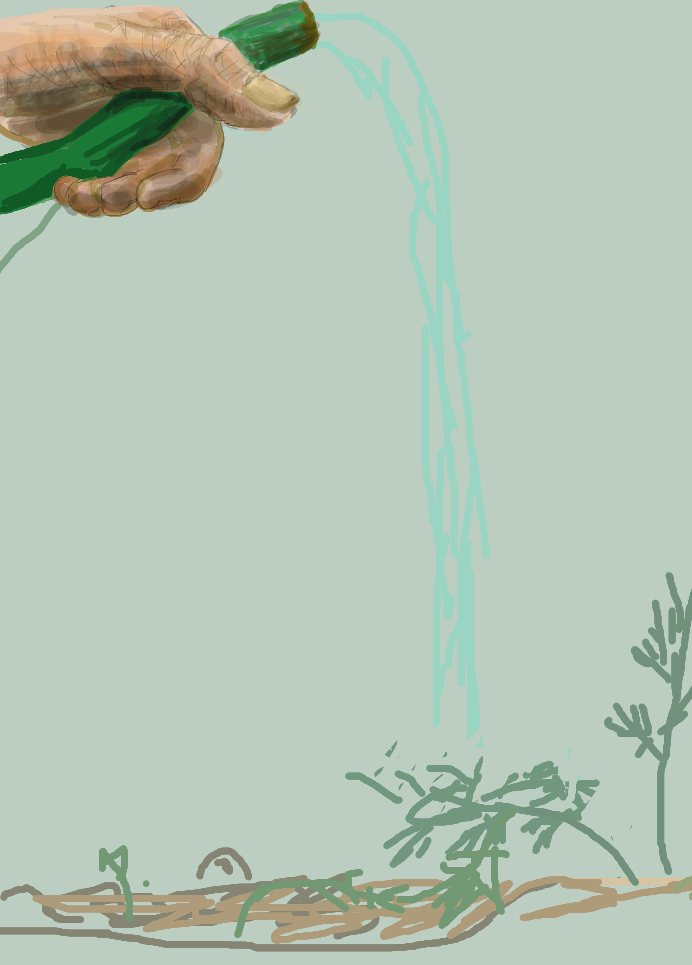
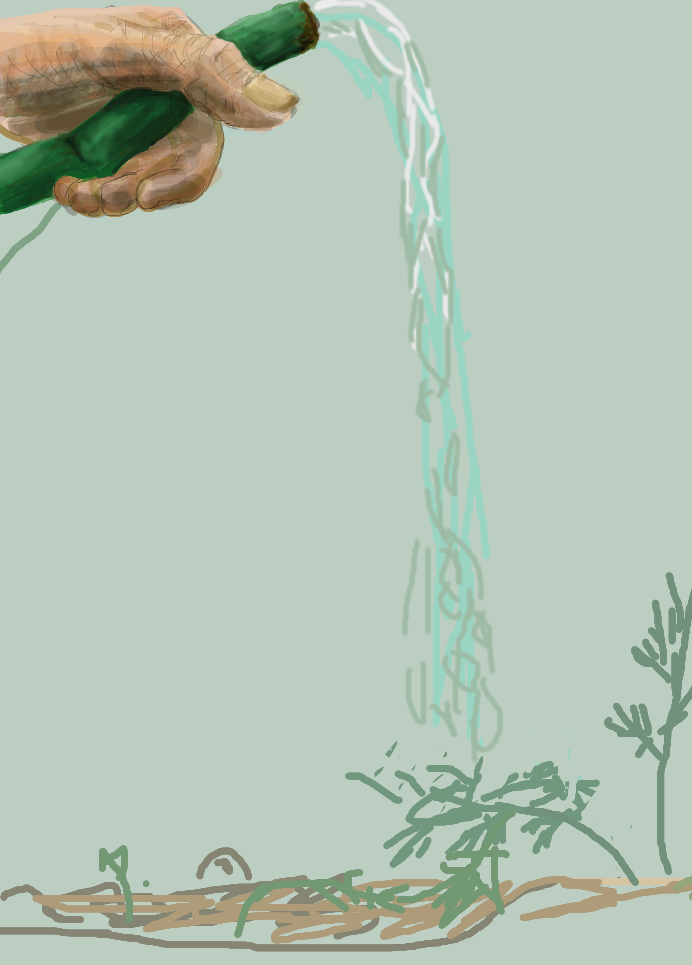
Layered file, before and after one edit (w=692, h=965). Changes by layer:
painted on "hose" over left=0, top=0, right=504, bottom=763
added layer "stream" above "hand" over left=256, top=0, right=504, bottom=763
painted on "hand" over left=0, top=0, right=504, bottom=763
painted on "previz" over left=0, top=0, right=504, bottom=763
painted on "Background" over left=0, top=0, right=504, bottom=763
